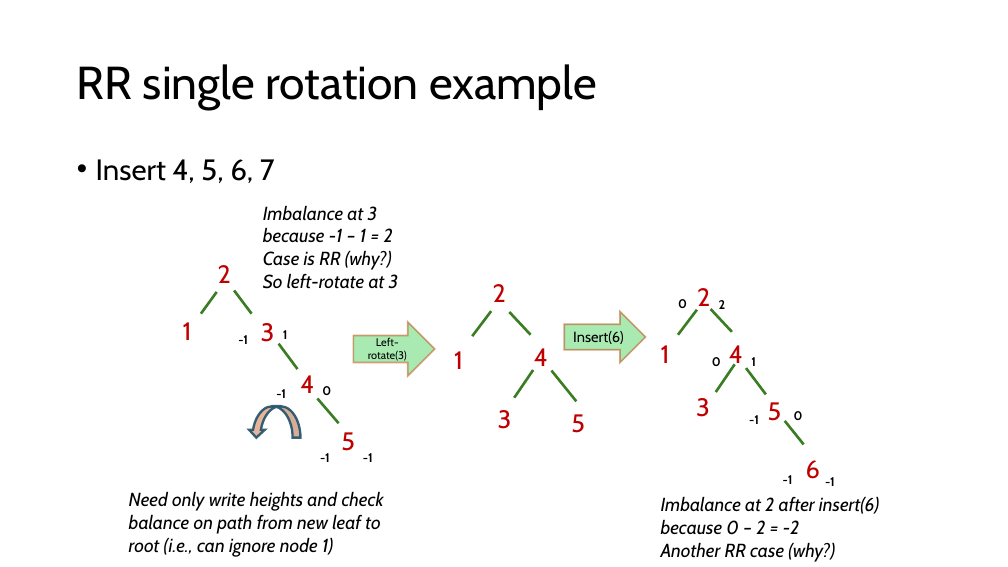
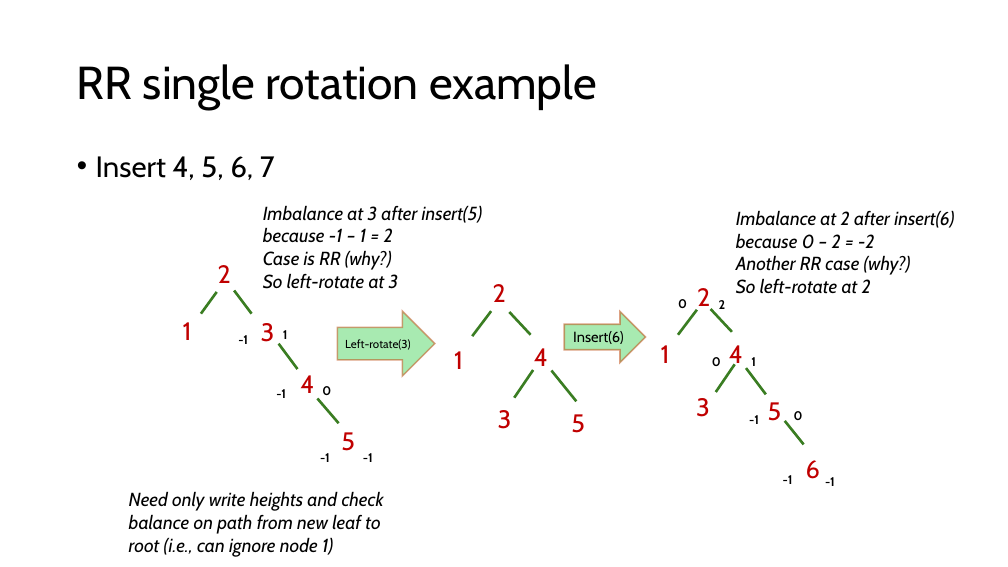
Before and after one commit to comp210ss2/comp210ss2.github.io, a slide deck: slide 14 of slides/L14_15.pptx. Drawn at 1008x567 pixels with LibreOffice and Linux fonts; fonts in the diff are those of the drawing. Boxes give left, top, right and bottom in pixels: in the first picture for what was removed or moved away, otherwise in the second. Text is boxed around its words. In the diff, an @@ line names an element or a change of style, - is before the commit and + after.

```diff
--- a/slides/L14_15.pptx
+++ b/slides/L14_15.pptx
@@ text "Insert 4, 5, 6, 7" at box(96, 156, 275, 180): line spacing 0.9 to 0.8 @@
@@ text at box(263, 206, 482, 242): text changed @@
-Imbalance at 3 because -1 – 1 = 2
+Imbalance at 3 after insert(5) because -1 – 1 = 2
@@ text "Imbalance at 2 after insert(6) ...": place and size @@
-text "Imbalance at 2 after insert(6) ..." at box(661, 496, 879, 562)
+text "Imbalance at 2 after insert(6) ..." at box(736, 210, 954, 294)
@@ text at box(736, 278, 871, 294): paragraph added @@
+So left-rotate at 2
@@ right arrow "Left-rotate(3)": place and size @@
-right arrow "Left-rotate(3)" at box(354, 322, 436, 377)
+right arrow "Left-rotate(3)" at box(337, 312, 435, 377)
@@ right arrow "Left-rotate(3)" at box(337, 312, 435, 377): size 10.5 to 11 pt @@
@@ curved right arrow removed at box(248, 406, 301, 438) @@
```
Also in this commit, not shown: 12 other slides changed, 9 slides added, 2 other files.
